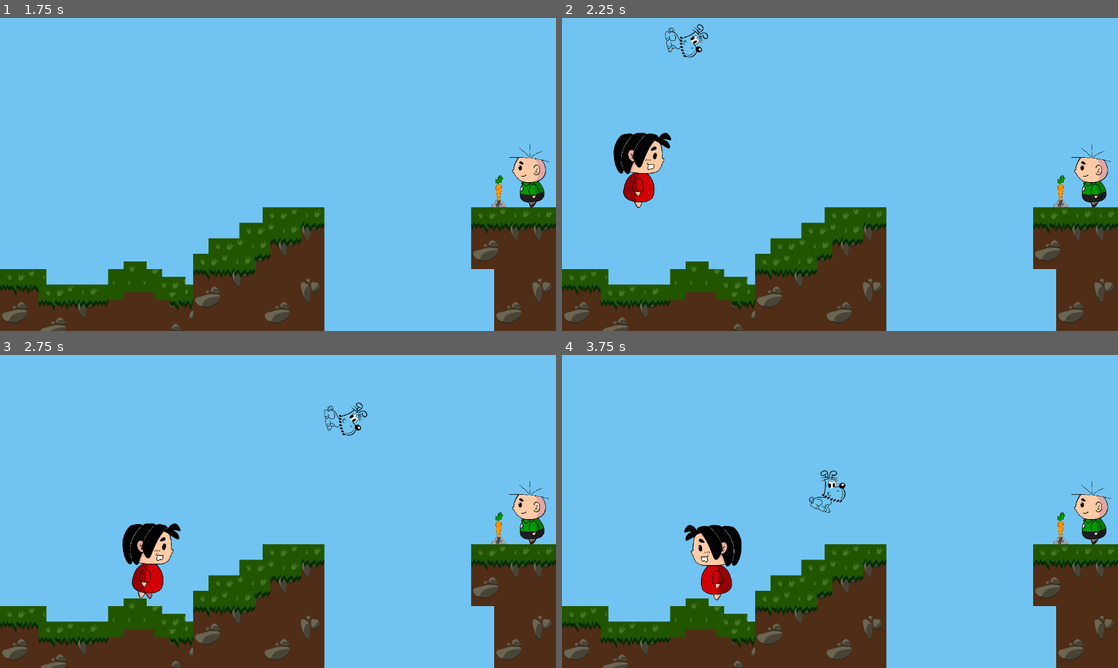
Above: before the commit, frames 1-4 (two rows, left to right).
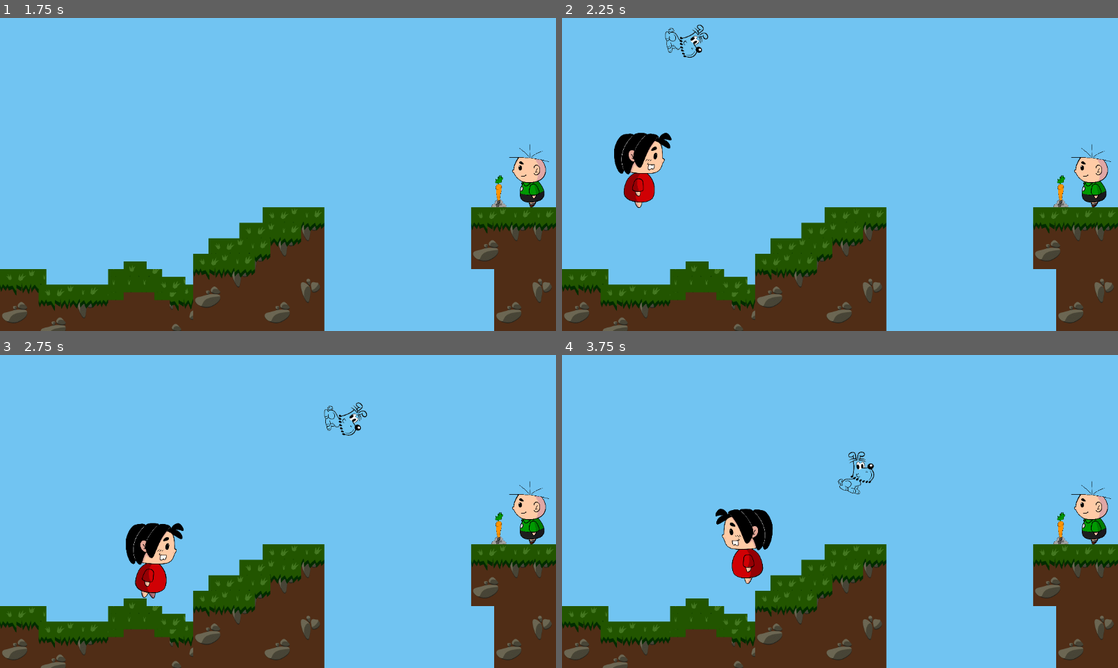
Above: after the commit, the same moments.

Repository: EngenhariaSoftwarePUCRS/Projeto_de_Desenvolvimento_de_Jogos
Game: Godot game, scene res://scenes/main.tscn
Same seed, same stepped clock (60 frames per second), same inputs: the game is played once before the commit and once after it.
Inputs (mouse positions are in pixels of both pictures, inside the frame that each line leads up to):
- Up to frame 1 (1.75 s): click "Jogar" at 0.5 s; click "1" at 1.25 s
- Up to frame 2 (2.25 s): tap Enter at 2 s; move the mouse to (962, 158) at 2.02 s; hold D (move_right) from 2.03 s (still down); hold Space (action) from 2.03 s (still down)
- Up to frame 3 (2.75 s): keep holding D (move_right); keep holding Space (action); tap W (jump) at 2.27 s
- Up to frame 4 (3.75 s): move the mouse to (728, 527) at 2.77 s; release Space (action) at 2.78 s; tap Space (action) at 2.85 s; tap W (jump) at 3.02 s; move the mouse to (895, 442) at 3.52 s; release D (move_right) at 3.53 s; hold A (move_left) from 3.53 s (still down); hold Space (action) from 3.53 s (still down)

Frame 1 is identical in both runs. In frame 2, 0.4% of the frame differs, in the area x 9-27%, y 2-61%; in frame 3, 0.9%; in frame 4, 3.3%, in the area x 21-57%, y 30-79%.

Commit message:
fix: Typing

Diff:
--- a/FugaDosPets/scripts/characters/cascao.gd
+++ b/FugaDosPets/scripts/characters/cascao.gd
@@ -27,7 +27,7 @@
 	if Input.is_action_just_pressed("jump") and is_on_floor():
 		velocity.y = JUMP_VELOCITY
 
-	var direction := Input.get_axis("move_left", "move_right")
+	var direction: float = Input.get_axis("move_left", "move_right")
 	if direction:
 		velocity.x = direction * SPEED
 	else:
--- a/FugaDosPets/scripts/characters/cebolinha.gd
+++ b/FugaDosPets/scripts/characters/cebolinha.gd
@@ -27,7 +27,7 @@
 	if Input.is_action_just_pressed("jump") and is_on_floor():
 		velocity.y = JUMP_VELOCITY
 
-	var direction := Input.get_axis("move_left", "move_right")
+	var direction: float = Input.get_axis("move_left", "move_right")
 	if direction:
 		velocity.x = direction * SPEED
 	else:
--- a/FugaDosPets/scripts/characters/magali.gd
+++ b/FugaDosPets/scripts/characters/magali.gd
@@ -2,7 +2,7 @@
 
 
 @onready var animated_sprite: AnimatedSprite2D = $AnimatedSprite
-@onready var watermelon = load("res://scenes/characters/watermelon.tscn")
+@onready var watermelon: Resource = load("res://scenes/characters/watermelon.tscn")
 @onready var right_collider: CollisionPolygon2D = $RightCollider
 @onready var left_collider: CollisionPolygon2D = $LeftCollider
 
@@ -35,7 +35,7 @@
 	if Input.is_action_just_pressed("jump") and is_on_floor():
 		velocity.y = JUMP_VELOCITY
 
-	var direction := Input.get_axis("move_left", "move_right")
+	var direction: float = Input.get_axis("move_left", "move_right")
 	if direction:
 		velocity.x = direction * SPEED
 	else:
@@ -72,7 +72,7 @@
 
 
 func throw_watermelon() -> void:
-	var watermelon_i = watermelon.instantiate()
+	var watermelon_i: Node = watermelon.instantiate()
 	var watermelon_pos: Vector2 = global_position
 	var direction_coeficient: int = 1
 	if animated_sprite.flip_h:
--- a/FugaDosPets/scripts/characters/monica.gd
+++ b/FugaDosPets/scripts/characters/monica.gd
@@ -2,7 +2,7 @@
 
 
 @onready var animated_sprite: AnimatedSprite2D = $AnimatedSprite
-@onready var sansao = load("res://scenes/characters/sansao.tscn")
+@onready var sansao: Resource = load("res://scenes/characters/sansao.tscn")
 @onready var right_collider: CollisionPolygon2D = $RightCollider
 @onready var left_collider: CollisionPolygon2D = $LeftCollider
 
@@ -35,7 +35,7 @@
 	if Input.is_action_just_pressed("jump") and is_on_floor():
 		velocity.y = JUMP_VELOCITY
 
-	var direction := Input.get_axis("move_left", "move_right")
+	var direction: float = Input.get_axis("move_left", "move_right")
 	if direction:
 		velocity.x = direction * SPEED
 	else:
@@ -71,7 +71,7 @@
 
 
 func throw_sansao() -> void:
-	var sansao_i = sansao.instantiate()
-	var mouse_position = get_global_mouse_position()
+	var sansao_i: Node = sansao.instantiate()
+	var mouse_position: Vector2 = get_global_mouse_position()
 	sansao_i.move(global_position, mouse_position)
 	get_tree().call_group("level1", "spawn_object", sansao_i)
--- a/FugaDosPets/scripts/characters/sansao.gd
+++ b/FugaDosPets/scripts/characters/sansao.gd
@@ -1,10 +1,10 @@
 extends CharacterBody2D
 
 
-@export var SPEED = 1000
+@export var SPEED: int = 1000
 
 const TARGET_OFFSET: int = 5
-var returning = false
+var returning: bool = false
 var monica_pos: Vector2
 var target_pos: Vector2
 
@@ -13,7 +13,7 @@
 	global_position = monica_pos
 
 
-func _physics_process(delta: float) -> void:
+func _physics_process(_delta: float) -> void:
 	if position.distance_to(target_pos) < TARGET_OFFSET:
 		move_back()
 
@@ -22,7 +22,7 @@
 
 	move_and_slide()
 	for i in get_slide_collision_count():
-		var collision = get_slide_collision(i)
+		var collision: KinematicCollision2D = get_slide_collision(i)
 		_on_area_2d_body_entered(collision.get_collider())
 
 
@@ -42,11 +42,11 @@
 	velocity = Vector2(SPEED, 0).rotated(rotation)
 
 
-func _on_visible_on_screen_notifier_2d_screen_exited():
+func _on_visible_on_screen_notifier_2d_screen_exited() -> void:
 	queue_free()
 
 
-func _on_area_2d_body_entered(body):
+func _on_area_2d_body_entered(body: Node2D) -> void:
 	if not body.visible:
 		return
 	if String(body.name).begins_with("Lever") \
@@ -55,5 +55,5 @@
 	move_back()
 
 
-func _on_timer_timeout():
+func _on_timer_timeout() -> void:
 	queue_free()
--- a/FugaDosPets/scripts/characters/watermelon.gd
+++ b/FugaDosPets/scripts/characters/watermelon.gd
@@ -1,7 +1,7 @@
 extends RigidBody2D
 
 
-@export var SPEED = 200
+@export var SPEED: int = 200
 
 var magali_pos: Vector2
 
@@ -14,11 +14,11 @@
 	magali_pos = origin
 
 
-func _on_visible_on_screen_notifier_2d_screen_exited():
+func _on_visible_on_screen_notifier_2d_screen_exited() -> void:
 	queue_free()
 
 
-func _on_area_2d_body_entered(body):
+func _on_area_2d_body_entered(body: Node2D) -> void:
 	if not body.visible:
 		return
 	if String(body.name).begins_with("Lever") \
@@ -26,5 +26,5 @@
 		body.pull()
 
 
-func _on_timer_timeout():
+func _on_timer_timeout() -> void:
 	queue_free()
--- a/FugaDosPets/scripts/landing/level_button.gd
+++ b/FugaDosPets/scripts/landing/level_button.gd
@@ -12,5 +12,5 @@
 
 
 func _on_button_pressed() -> void:
-	var level = int(value)
+	var level: int = int(value)
 	get_tree().call_group("main", "on_level_selected", level)
--- a/FugaDosPets/scripts/layers/level_passed.gd
+++ b/FugaDosPets/scripts/layers/level_passed.gd
@@ -2,13 +2,13 @@
 
 
 
-func _on_settings_btn_pressed():
+func _on_settings_btn_pressed() -> void:
 	get_tree().call_group("main", "show_settings")
 
 
-func _on_next_level_pressed():
+func _on_next_level_pressed() -> void:
 	get_tree().call_group("main", "go_to_next_level")
 
 
-func _on_exit_pressed():
+func _on_exit_pressed() -> void:
 	get_tree().call_group("main", "return_to_home")
--- a/FugaDosPets/scripts/levels/level_1.gd
+++ b/FugaDosPets/scripts/levels/level_1.gd
@@ -29,12 +29,12 @@
 
 	for branch in tree.get_children():
 		branch['visible'] = false
-	var show_branches = func():
+	var show_branches: Callable = func() -> void:
 		for branch in tree.get_children():
 			branch['visible'] = true
 	lever_1.on_pull(show_branches)
 
-	var open_gate = func():
+	var open_gate: Callable = func() -> void:
 		print("Gate opened")
 	lever_2.on_pull(open_gate)
 
@@ -56,7 +56,7 @@
 	return player
 
 
-func update_player_position(x: int, y: int) -> void:
+func update_player_position(x: float, y: float) -> void:
 	get_player()
 	player.position.x = x
 	player.position.y = y
@@ -89,10 +89,10 @@
 	change_character("magali")
 
 
-func _on_collectible_1_body_entered(body):
+func _on_collectible_1_body_entered(_body: Node2D) -> void:
 	collectible_1.queue_free()
 	print("Você sabia que a turminha começou a aparecer em sua própria revista em 1970?")
 
 
-func spawn_object(obj_instance) -> void:
+func spawn_object(obj_instance: Node) -> void:
 	add_child.call_deferred(obj_instance)
--- a/FugaDosPets/scripts/main.gd
+++ b/FugaDosPets/scripts/main.gd
@@ -2,25 +2,25 @@
 
 
 @onready var settings_layer: CanvasLayer = $SettingsLayer
-@onready var level : Node
-@onready var player : Node2D
-@onready var sceneLimit : Marker2D
-@onready var spawnPoint : Marker2D
+@onready var current_level: Node
+@onready var player: Node2D
+@onready var sceneLimit: Marker2D
+@onready var spawnPoint: Marker2D
 
-var current_level: int
+var current_level_number: int
 
 
 func _input(event: InputEvent) -> void:
-	level = get_level()
+	current_level = get_level()
 	if event.is_action_pressed("open_settings"):
 		print("Openning Settings")
 		show_settings()
-		if level != null:
+		if current_level != null:
 			get_tree().call_group("level1", "set_active_camera", "MenuCamera")
 
-	if level == null:
+	if current_level == null:
 		return
-	const characters = ["franjinha", "monica", "cebolinha", "cascao", "magali"]
+	const characters: Array[String] = ["franjinha", "monica", "cebolinha", "cascao", "magali"]
 	for character in characters:
 		if event.is_action_pressed("change_character_to_" + character):
 			print(str("Changing to ", character))
@@ -28,7 +28,7 @@
 				character, player.position.x, player.position.y)
 
 
-func _physics_process(_delta) -> void:
+func _physics_process(_delta: float) -> void:
 	if get_level() == null or player == null:
 		return
 	if player.position.y > sceneLimit.position.y:
@@ -39,8 +39,8 @@
 
 func get_level() -> Node:
 	var last_node_index: int = get_child_count() - 1
-	var last_node = get_child(last_node_index)
-	var last_node_name = str(last_node.get_path())
+	var last_node: Node = get_child(last_node_index)
+	var last_node_name: String = str(last_node.get_path())
 	if last_node_name.contains("/Level"):
 		set_level_params(last_node.name)
 		return last_node
@@ -49,15 +49,15 @@
 
 func set_level_params(level_name: String) -> void:
 	if player == null:
-		var player_node = str(level_name, "/Player")
+		var player_node: String = str(level_name, "/Player")
 		player = get_node(player_node)
 
 	if sceneLimit == null:
-		var scene_limit_node = str(level_name, "/SceneLimit")
+		var scene_limit_node: String = str(level_name, "/SceneLimit")
 		sceneLimit = get_node(scene_limit_node)
 
 	if spawnPoint == null:
-		var spawn_point_node = str(level_name, "/SpawnPoint")
+		var spawn_point_node: String = str(level_name, "/SpawnPoint")
 		spawnPoint = get_node(spawn_point_node)
 
 
@@ -73,35 +73,34 @@
 	# get_tree().paused = false
 
 
-func _replace_last_node(new_scene_res) -> void:
+func _replace_last_node(new_scene_res: String) -> void:
 	var scene_exists: bool = ResourceLoader.exists(new_scene_res)
 	if not scene_exists:
 		print("Scene Not Found")
 		return
 	var last_node_index: int = get_child_count() - 1
-	var last_node = get_child(last_node_index)
+	var last_node: Node = get_child(last_node_index)
 	last_node.free()
-	var new_scene := ResourceLoader.load(new_scene_res)
-	var new_scene_ins = new_scene.instantiate()
+	var new_scene: Resource = ResourceLoader.load(new_scene_res)
+	var new_scene_ins: Node = new_scene.instantiate()
 	add_child(new_scene_ins)
 
 
 func return_to_home() -> void:
-	var home_res := "res://scenes/landing/initial.tscn"
+	var home_res: String = "res://scenes/landing/initial.tscn"
 	call_deferred("_replace_last_node", home_res)
 
 
 func restart_level() -> void:
-	on_level_selected(current_level)
+	on_level_selected(current_level_number)
 
 
 func go_to_next_level() -> void:
-	current_level += 1
-	on_level_selected(current_level)
+	current_level_number += 1
+	on_level_selected(current_level_number)
 
 
-@warning_ignore("shadowed_variable")
 func on_level_selected(level: int) -> void:
-	current_level = level
-	var level_res := str("res://scenes/levels/level_", level, ".tscn")
+	current_level_number = level
+	var level_res: String = str("res://scenes/levels/level_", level, ".tscn")
 	call_deferred("_replace_last_node", level_res)
--- a/FugaDosPets/scripts/scenery/cloud.gd
+++ b/FugaDosPets/scripts/scenery/cloud.gd
@@ -1,15 +1,15 @@
 extends Node2D
 
-@export var offset = Vector2(0, -320)
-@export var duration = 5.0
+@export var offset: Vector2 = Vector2(0, -320)
+@export var duration: float = 5.0
 
-@onready var animatable_body_2d = $AnimatableBody2D
+@onready var animatable_body_2d: AnimatableBody2D = $AnimatableBody2D
 
-func _ready():
+func _ready() -> void:
 	start_tween()
 
-func start_tween():
-	var tween = get_tree().create_tween().set_process_mode(Tween.TWEEN_PROCESS_PHYSICS)
+func start_tween() -> void:
+	var tween: Tween = get_tree().create_tween().set_process_mode(Tween.TWEEN_PROCESS_PHYSICS)
 	tween.set_loops().set_parallel(false)
 	tween.tween_property(animatable_body_2d, "position", offset, duration / 2)
 	tween.tween_property(animatable_body_2d, "position", Vector2.ZERO, duration / 2)
--- a/FugaDosPets/scripts/scenery/lever.gd
+++ b/FugaDosPets/scripts/scenery/lever.gd
@@ -26,5 +26,5 @@
 	pull_action.call()
 
 
-func _on_area_2d_body_entered(body: Node2D) -> void:
+func _on_area_2d_body_entered(_body: Node2D) -> void:
 	pull()
